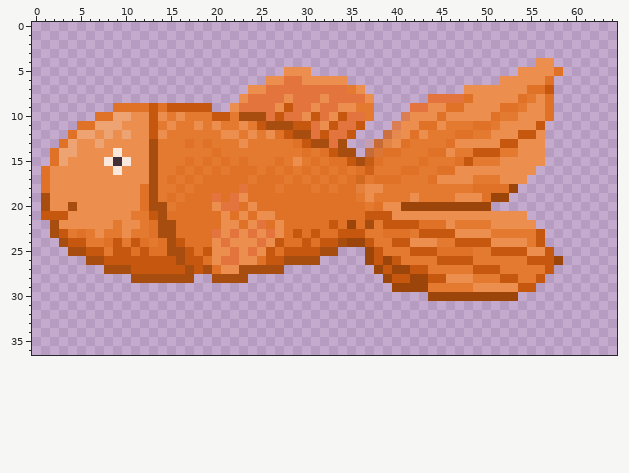
Pixel-art file -- assets/images/asepriteFiles/goldFish3.aseprite. Above: the version before the commit.
65x37 pixels, 1 frame. Pixels under 10% opacity are left out. Colours within 5 levels of each other are drawn and written as one.
The result:
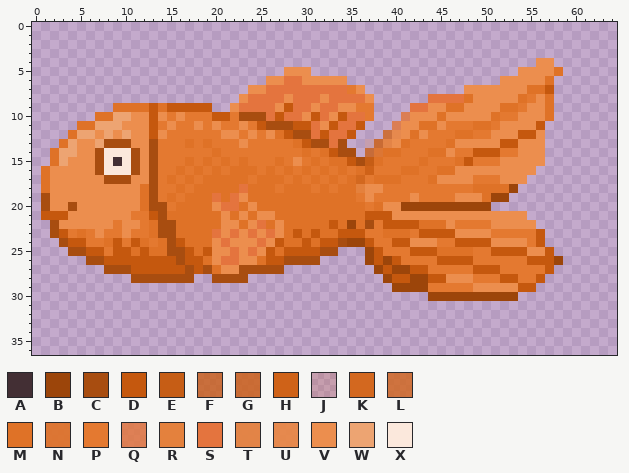
Palette (. is transparent): A #432f34  B #9c450a  C #a84d10  D #c5580e  E #c65d15  F #cb5e14c6  G #cd6118d4  H #cf6218  J #cf63192b  K #d3681f  L #d16822d4  M #df7227  N #de732af0  P #e47930  Q #e3783ed4  R #e4813d  S #e4743e  T #e5823ff0  U #e88746f0  V #ec8e4e  W #eda472  X #fbe8dc
Change:
Changed rows in their new state; - is an unchanged pixel.
Layer "body":
first column x 7:
13 -CCC-
14 CX-XC
15 C---C
16 CX-XC
17 -CCC-
